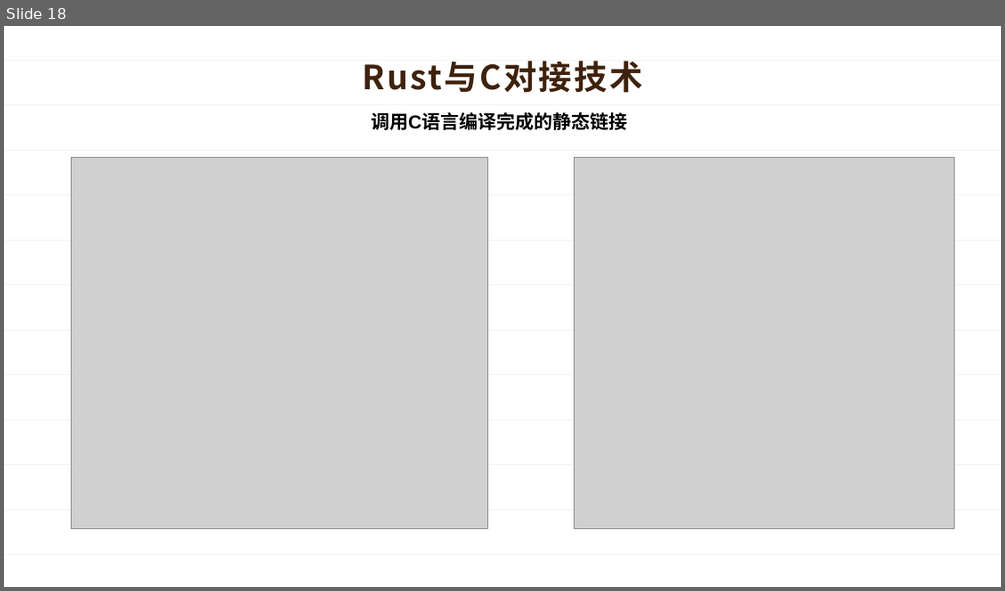
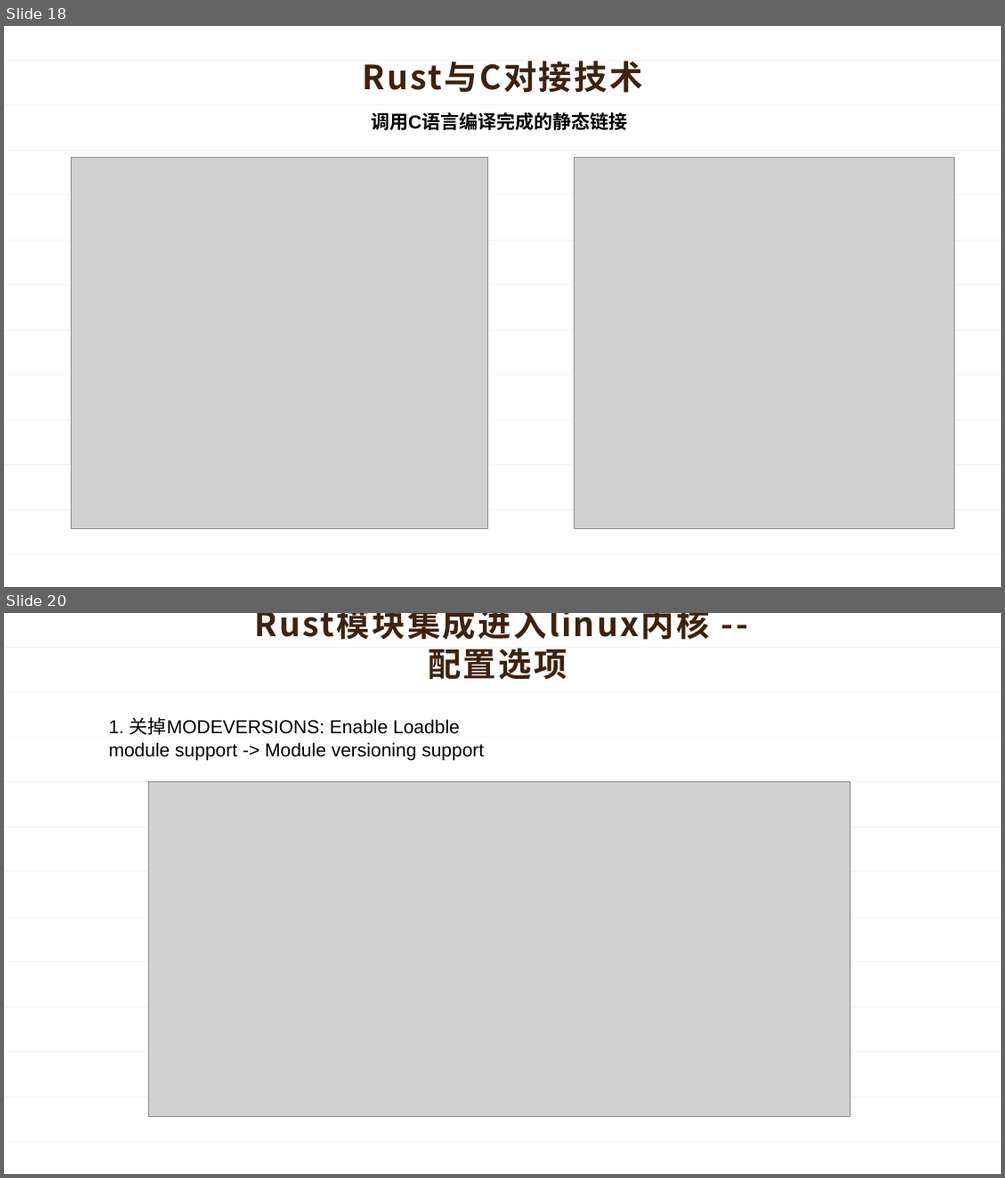
Before and after one commit to OSH-2024/mkdir, a slide deck: Interim_Report/interim_report.pptx. Shown one above the other, each under a label of ours: slide 18 before the commit, slides 18 and 20 after it; the slides between them are not shown. The pictures are 1005x591 and 1005x1178 pixels, drawn with LibreOffice and Linux fonts; fonts in the diff are those of the drawing; grey boxes stand for pictures. Boxes give left, top, right and bottom in pixels: in the first picture for what was removed or moved away, otherwise in the second. Text is boxed around its words. In the diff, an @@ line names an element or a change of style, - is before the commit and + after.

```diff
--- a/Interim_Report/interim_report.pptx
+++ b/Interim_Report/interim_report.pptx
@@ slide 20 added at box(4, 613, 1001, 1174), background #FFFFFF; not listed: 12 template elements that a slide beside it also shows @@
@@ title added at box(255, 613, 710, 680), 32 pt, text #3F220D, bold @@
+Rust模块集成进入linux内核 -- 配置选项
@@ text added at box(109, 717, 484, 760), 18 pt, text #000000 @@
+1. 关掉MODEVERSIONS: Enable Loadble module support -> Module versioning support
@@ picture added at box(148, 781, 850, 1117) @@
```
Also in this commit, not shown: 1 slide changed, 6 other slides added, 1 other file.
